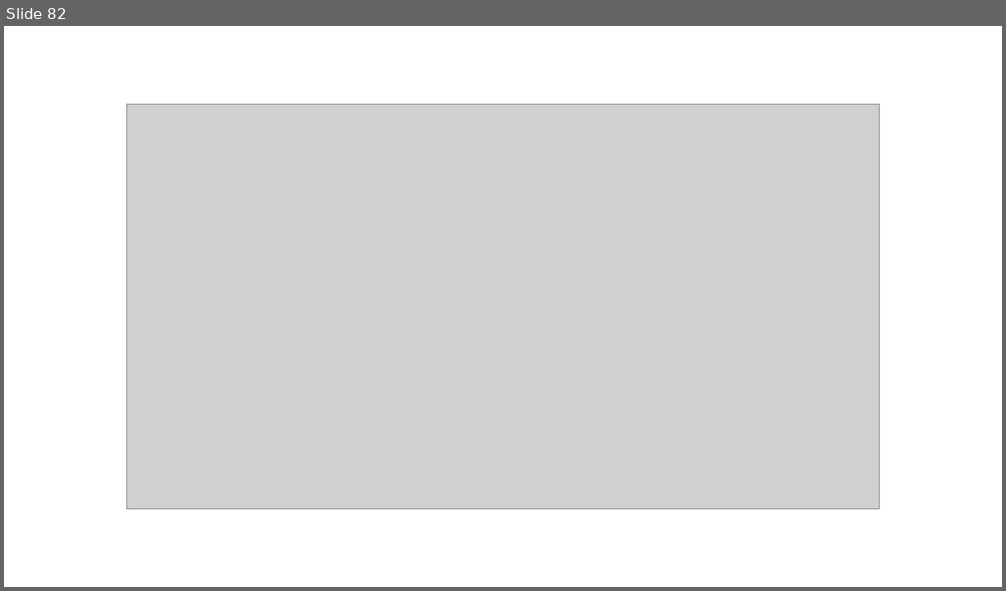
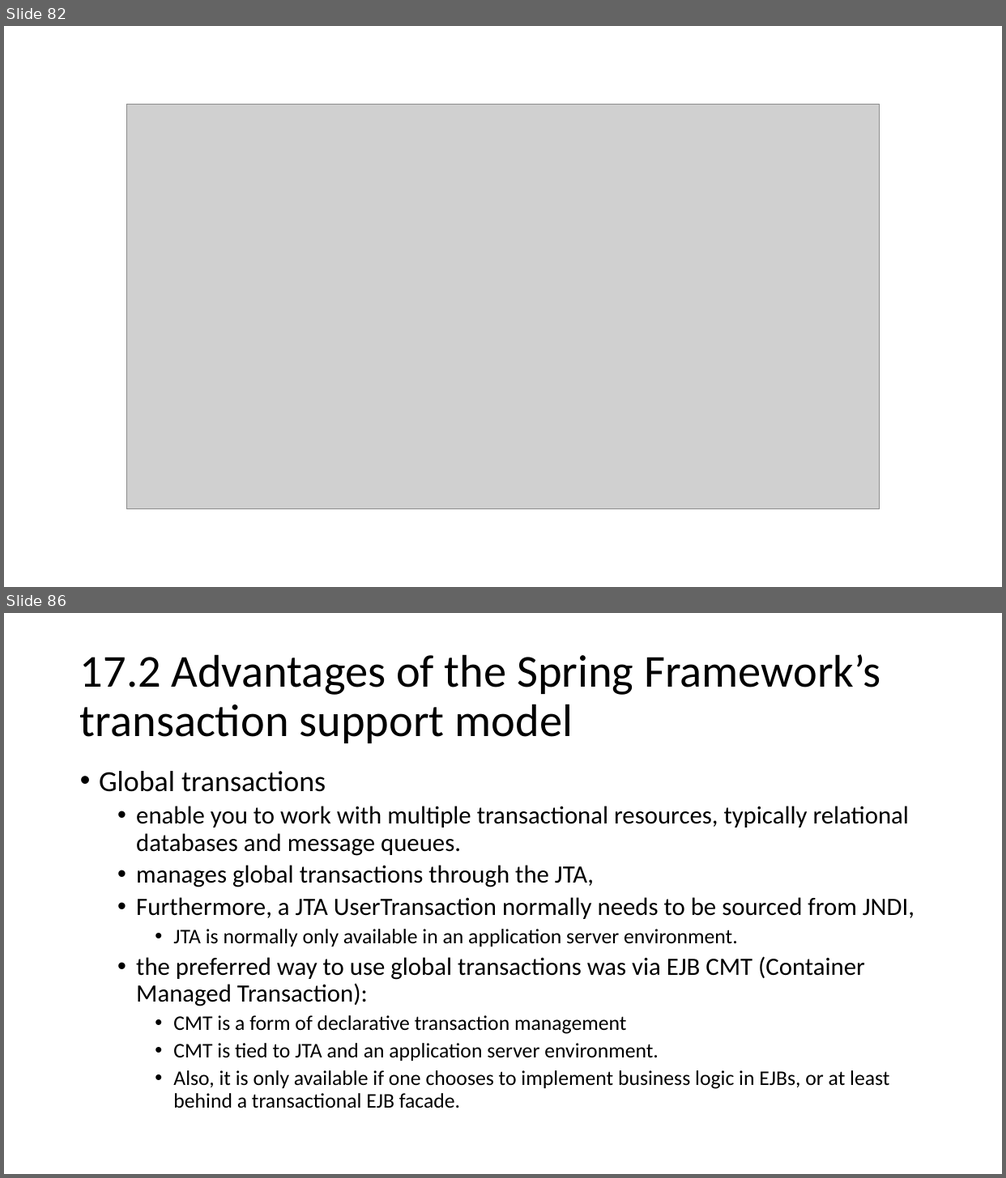
Before and after one commit to lawren43/mytest-repo, a slide deck: test-springmvc/doc/20181018-Spring JPA.pptx. Shown one above the other, each under a label of ours: slide 82 before the commit, slides 82 and 86 after it; the slides between them are not shown. The pictures are 1006x591 and 1006x1178 pixels, drawn with LibreOffice and Linux fonts; fonts in the diff are those of the drawing; grey boxes stand for pictures. Boxes give left, top, right and bottom in pixels: in the first picture for what was removed or moved away, otherwise in the second. Text is boxed around its words. In the diff, an @@ line names an element or a change of style, - is before the commit and + after.

```diff
--- a/test-springmvc/doc/20181018-Spring JPA.pptx
+++ b/test-springmvc/doc/20181018-Spring JPA.pptx
@@ slide 86 added at (x1=4, y1=613, x2=1002, y2=1174), background #FFFFFF @@
@@ title added at (x1=80, y1=654, x2=880, y2=743), 44 pt, text #000000 @@
+17.2 Advantages of the Spring Framework’s transaction support model
@@ text added at (x1=99, y1=771, x2=914, y2=1109), 24 pt, text #000000 @@
+• Global transactions
+  • enable you to work with multiple transactional resources, typically relational databases and message queues.
+  • manages global transactions through the JTA,
+  • Furthermore, a JTA UserTransaction normally needs to be sourced from JNDI,
+    • JTA is normally only available in an application server environment.
+  • the preferred way to use global transactions was via EJB CMT (Container Managed Transaction):
+    • CMT is a form of declarative transaction management
+    • CMT is tied to JTA and an application server environment.
+    • Also, it is only available if one chooses to implement business logic in EJBs, or at least behind a transactional EJB facade.
```
Also in this commit, not shown: 4 slides changed, 38 other slides added, 13 other files.
